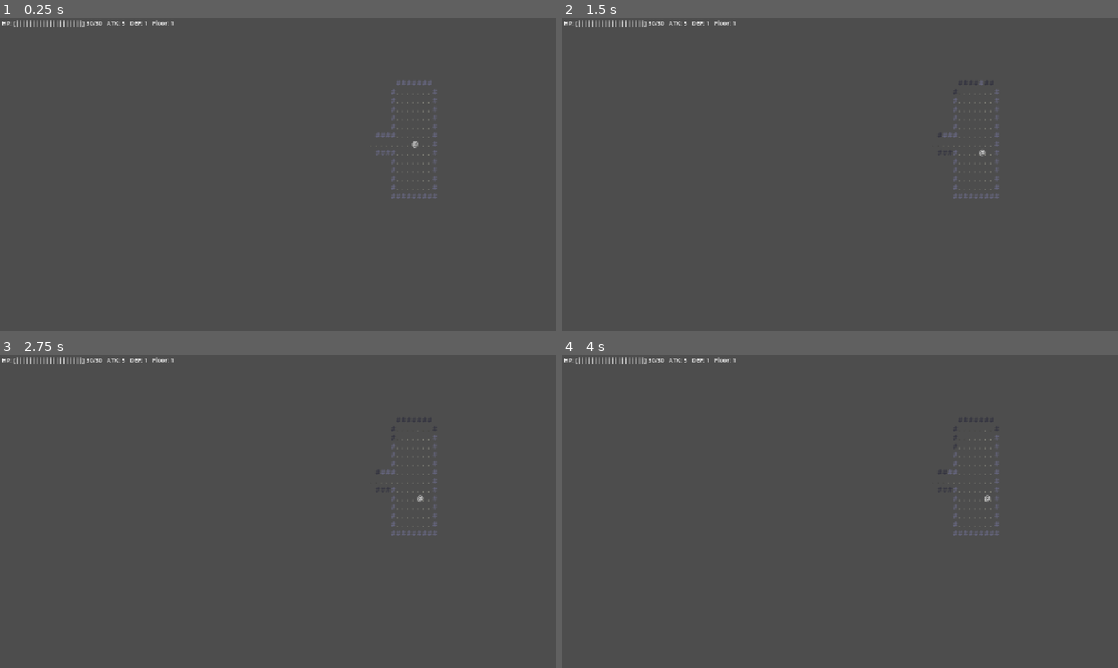
Above: before the commit, frames 1-4 (two rows, left to right).
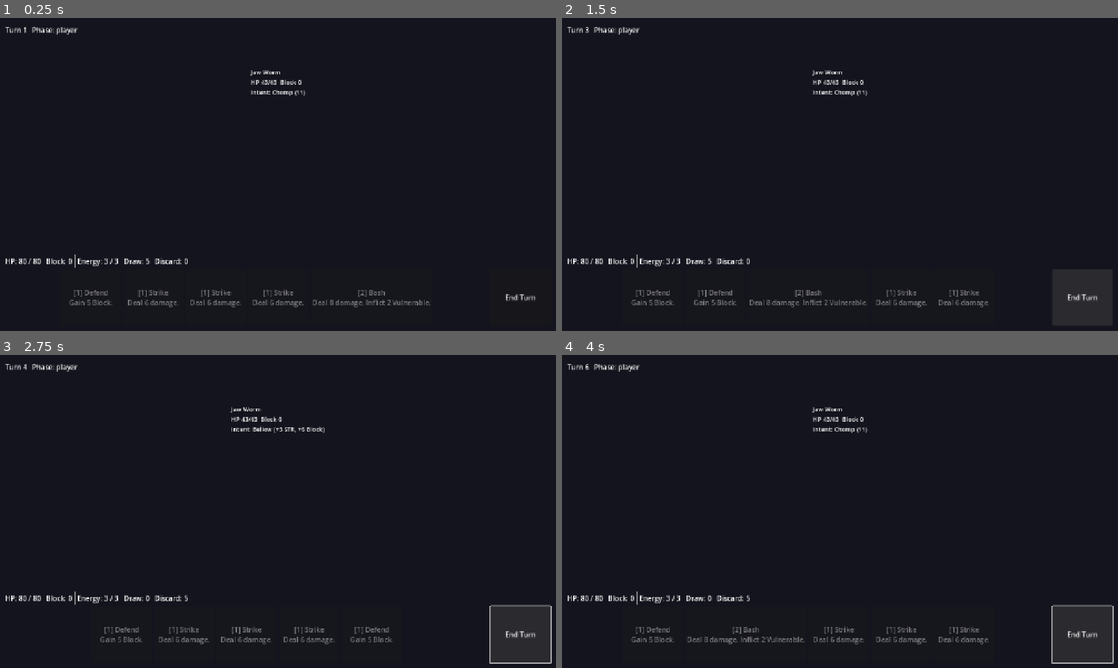
Above: after the commit, the same moments.

Repository: batsling/Roguelike-like
Game: Godot game, scene res://scenes/Main.tscn
Same seed, same stepped clock (60 frames per second), same inputs: the game is played once before the commit and once after it. Before the commit the project starts from res://scenes/strategy_prototype/StrategyPrototype.tscn.
Inputs (mouse positions are in pixels of both pictures, inside the frame that each line leads up to):
- Up to frame 1 (0.25 s): no input
- Up to frame 2 (1.5 s): click (1084, 296) at 0.5 s, where only the run after the commit has a clickable "End Turn"; tap Enter at 1.25 s; hold N (move_downright) from 1.28 s (still down); hold , (pickup) from 1.28 s (still down)
- Up to frame 3 (2.75 s): tap Space at 2 s; release N (move_downright) at 2.03 s; release , (pickup) at 2.03 s; hold Down (move_down) from 2.03 s (still down); tap . (wait) at 2.1 s
- Up to frame 4 (4 s): tap Enter at 2.75 s; release Down (move_down) at 2.78 s; hold N (move_downright) 2.78-3.53 s; tap R at 2.85 s; tap Space at 3.5 s; hold Up (move_up) from 3.53 s (still down); tap , (pickup) at 3.6 s

The runs differ from the first frame. In frame 1, 99% of the frame differs, in the area x 0-100%, y 0-100%; in frame 2, 99%; in frame 3, 99%; in frame 4, 99%.

Commit message:
Add deckbuilder combat skeleton + Phase 1a bootstrap
Combat scene that lays out the scene tree, sets up actors and piles,
deals an opening hand, rolls enemy intent, and cycles turns. No card
play / damage / win logic yet — those land in the next commits.

Runtime wrappers:
- CombatActor: per-combat state for player or enemy (hp, block,
  statuses, planned_move). from_player() pulls live stats from
  GameState; from_enemy() rolls HP from EnemyData.hp_min/max.
- CardInstance: wraps CardData with upgraded flag + temp cost override.
  get_effects/cost/description honour the upgrade form. wants_target()
  returns true if any effect targets a single enemy.

DeckbuilderCombat scene:
- VBox layout: top turn label, enemy area, hand row with end-turn
  button, status bar (HP/Block/Energy/Draw/Discard)
- Deck → CardInstance piles (draw/hand/discard/exhaust) at combat start
- Derived statuses applied at combat start: Power (STR/3), Defense
  (DEX/3), Arcane (INT/3), Persistence (CHA/5) — per the design spec,
  every combat mode applies these
- Pending combat statuses from GameState (event carryover) drained here
- Enemy intent: first_turn_only moves win on turn 1; otherwise weighted
  random over the pattern. Matches the JS engine's behaviour for the
  Jaw Worm pattern: Chomp opens, then 45/30/25 split on subsequent turns.
- TriggerBus signals fire for combat_started, turn_started, turn_ended,
  card_drawn, card_discarded, card_exhausted — items will subscribe in
  the next commit.

Bootstrap:
- scripts/Main.gd applies the Ironclad character and dumps the player
  into a combat vs Jaw Worm
- scenes/Main.tscn is now the project's main_scene (the prototype scene
  is still launchable directly from the editor)

End-turn currently just discards the hand and loops back to the next
player turn with a placeholder log line; real enemy execution lands in
the next commit alongside card play.

https://claude.ai/code/session_01BhBmjNXXcGCygponw3XEvB

Diff:
--- a/godot/project.godot
+++ b/godot/project.godot
@@ -8,7 +8,7 @@
 
 config/name="Roguelike"
 config/description="A traditional turn-based roguelike"
-run/main_scene="res://scenes/strategy_prototype/StrategyPrototype.tscn"
+run/main_scene="res://scenes/Main.tscn"
 config/features=PackedStringArray("4.6", "Forward Plus")
 config/icon="res://icon.svg"
 
--- /dev/null
+++ b/godot/scenes/Main.tscn
@@ -0,0 +1,6 @@
+[gd_scene load_steps=2 format=3 uid="uid://bmain_phase1a"]
+
+[ext_resource type="Script" path="res://scripts/Main.gd" id="1_main"]
+
+[node name="Main" type="Node"]
+script = ExtResource("1_main")
--- /dev/null
+++ b/godot/scenes/deckbuilder/DeckbuilderCombat.tscn
@@ -0,0 +1,95 @@
+[gd_scene load_steps=2 format=3 uid="uid://bdeckbuilder_combat"]
+
+[ext_resource type="Script" path="res://scripts/deckbuilder/DeckbuilderCombat.gd" id="1_combat"]
+
+[node name="DeckbuilderCombat" type="Control"]
+anchors_preset = 15
+anchor_right = 1.0
+anchor_bottom = 1.0
+script = ExtResource("1_combat")
+
+[node name="Background" type="ColorRect" parent="."]
+anchors_preset = 15
+anchor_right = 1.0
+anchor_bottom = 1.0
+color = Color(0.08, 0.08, 0.12, 1)
+
+[node name="Layout" type="VBoxContainer" parent="."]
+anchors_preset = 15
+anchor_right = 1.0
+anchor_bottom = 1.0
+offset_left = 12.0
+offset_top = 12.0
+offset_right = -12.0
+offset_bottom = -12.0
+
+[node name="Top" type="HBoxContainer" parent="Layout"]
+custom_minimum_size = Vector2(0, 32)
+layout_mode = 2
+
+[node name="TurnLabel" type="Label" parent="Layout/Top"]
+layout_mode = 2
+size_flags_horizontal = 3
+text = "Turn 0"
+
+[node name="EnemyArea" type="HBoxContainer" parent="Layout"]
+custom_minimum_size = Vector2(0, 200)
+layout_mode = 2
+alignment = 1
+
+[node name="Spacer" type="Control" parent="Layout"]
+layout_mode = 2
+size_flags_vertical = 3
+
+[node name="Bottom" type="VBoxContainer" parent="Layout"]
+layout_mode = 2
+
+[node name="StatusBar" type="HBoxContainer" parent="Layout/Bottom"]
+custom_minimum_size = Vector2(0, 28)
+layout_mode = 2
+
+[node name="HPLabel" type="Label" parent="Layout/Bottom/StatusBar"]
+layout_mode = 2
+text = "HP: 0/0"
+
+[node name="Sep1" type="VSeparator" parent="Layout/Bottom/StatusBar"]
+layout_mode = 2
+
+[node name="BlockLabel" type="Label" parent="Layout/Bottom/StatusBar"]
+layout_mode = 2
+text = "Block: 0"
+
+[node name="Sep2" type="VSeparator" parent="Layout/Bottom/StatusBar"]
+layout_mode = 2
+
+[node name="EnergyLabel" type="Label" parent="Layout/Bottom/StatusBar"]
+layout_mode = 2
+text = "Energy: 0/0"
+
+[node name="Sep3" type="VSeparator" parent="Layout/Bottom/StatusBar"]
+layout_mode = 2
+
+[node name="DrawLabel" type="Label" parent="Layout/Bottom/StatusBar"]
+layout_mode = 2
+text = "Draw: 0"
+
+[node name="Sep4" type="VSeparator" parent="Layout/Bottom/StatusBar"]
+layout_mode = 2
+
+[node name="DiscardLabel" type="Label" parent="Layout/Bottom/StatusBar"]
+layout_mode = 2
+text = "Discard: 0"
+
+[node name="HandRow" type="HBoxContainer" parent="Layout/Bottom"]
+custom_minimum_size = Vector2(0, 130)
+layout_mode = 2
+
+[node name="HandArea" type="HBoxContainer" parent="Layout/Bottom/HandRow"]
+layout_mode = 2
+size_flags_horizontal = 3
+alignment = 1
+
+[node name="EndTurnButton" type="Button" parent="Layout/Bottom/HandRow"]
+custom_minimum_size = Vector2(140, 80)
+layout_mode = 2
+text = "End Turn"
--- /dev/null
+++ b/godot/scripts/Main.gd
@@ -0,0 +1,22 @@
+extends Node
+
+# Phase 1a bootstrap. For now: apply Ironclad, dump the player into a
+# combat with a Jaw Worm. The proper main menu / overworld replace this
+# in Phase 1b / 1c.
+
+const COMBAT_SCENE := preload("res://scenes/deckbuilder/DeckbuilderCombat.tscn")
+
+func _ready() -> void:
+	var ironclad := Data.get_character(&"ironclad")
+	if ironclad == null:
+		push_error("[Main] Ironclad character data missing from res://data/characters/")
+		return
+	GameState.reset_run()
+	GameState.apply_character(ironclad)
+	GameLog.add("Phase 1a smoke test: Ironclad vs Jaw Worm", Color(0.7, 0.9, 1.0))
+	_start_combat([&"jaw_worm"])
+
+func _start_combat(enemy_ids: Array) -> void:
+	var combat = COMBAT_SCENE.instantiate()
+	combat.enemies_to_spawn = enemy_ids
+	add_child(combat)
--- /dev/null
+++ b/godot/scripts/deckbuilder/DeckbuilderCombat.gd
@@ -0,0 +1,250 @@
+extends Control
+
+# Phase 1a combat scene skeleton. Owns the per-combat state, lays out
+# the UI, and runs the draw/discard pile bookkeeping. Card play, effect
+# resolution, enemy AI, and win/lose are added in the next commits.
+#
+# Entry point: pass an Array of EnemyData (or ids) via `enemies_to_spawn`
+# before adding to tree, or use `start_combat(enemies)` after _ready.
+
+signal combat_ended(victory: bool)
+
+# Configuration set by the caller before _ready (or via start_combat).
+var enemies_to_spawn: Array = []     # Array[EnemyData] or Array[StringName]
+
+# ------------------------------------------------------------------
+# Combat state — referenced by EffectSystem handlers via ctx.scene
+# ------------------------------------------------------------------
+var player: CombatActor = null
+var enemies: Array[CombatActor] = []
+
+var draw_pile: Array[CardInstance] = []
+var hand: Array[CardInstance] = []
+var discard_pile: Array[CardInstance] = []
+var exhaust_pile: Array[CardInstance] = []
+
+var energy: int = 0
+var max_energy: int = 3
+var turn: int = 0
+var phase: String = "init"           # "init" | "player" | "enemy" | "won" | "lost"
+
+var _rng: RandomNumberGenerator = RandomNumberGenerator.new()
+
+# UI refs (assigned in _ready from the scene tree)
+@onready var _enemy_area: HBoxContainer = $Layout/EnemyArea
+@onready var _hand_area: HBoxContainer = $Layout/Bottom/HandRow/HandArea
+@onready var _end_turn_btn: Button = $Layout/Bottom/HandRow/EndTurnButton
+@onready var _energy_label: Label = $Layout/Bottom/StatusBar/EnergyLabel
+@onready var _hp_label: Label = $Layout/Bottom/StatusBar/HPLabel
+@onready var _draw_label: Label = $Layout/Bottom/StatusBar/DrawLabel
+@onready var _discard_label: Label = $Layout/Bottom/StatusBar/DiscardLabel
+@onready var _block_label: Label = $Layout/Bottom/StatusBar/BlockLabel
+@onready var _turn_label: Label = $Layout/Top/TurnLabel
+
+func _ready() -> void:
+	_rng.randomize()
+	_end_turn_btn.pressed.connect(_on_end_turn)
+	if not enemies_to_spawn.is_empty():
+		start_combat(enemies_to_spawn)
+
+func start_combat(spawn_list: Array) -> void:
+	_init_actors(spawn_list)
+	_init_deck()
+	_apply_derived_statuses()
+	turn = 0
+	max_energy = GameState.max_energy
+	GameState.phase = GameState.Phase.COMBAT
+	TriggerBus.emit_signal("combat_started", {"scene": self})
+	_start_player_turn()
+
+# ------------------------------------------------------------------
+# Setup
+# ------------------------------------------------------------------
+
+func _init_actors(spawn_list: Array) -> void:
+	player = CombatActor.from_player()
+	enemies.clear()
+	for entry in spawn_list:
+		var d: EnemyData = null
+		if entry is EnemyData:
+			d = entry
+		elif entry is StringName or entry is String:
+			d = Data.get_enemy(StringName(entry))
+		if d != null:
+			enemies.append(CombatActor.from_enemy(d, _rng))
+
+func _init_deck() -> void:
+	draw_pile.clear()
+	hand.clear()
+	discard_pile.clear()
+	exhaust_pile.clear()
+	for c in GameState.deck:
+		if c is CardData:
+			draw_pile.append(CardInstance.from_data(c))
+		elif c is CardInstance:
+			draw_pile.append(c)
+	_shuffle(draw_pile)
+
+func _apply_derived_statuses() -> void:
+	# STR/3 → Power, DEX/3 → Defense, INT/3 → Arcane, CHA/5 → Persistence
+	# Applied to player at combat start. Per the design spec these apply
+	# in every combat mode, but the deckbuilder is the only mode where
+	# they're authored right now.
+	player.add_status(&"power", GameState.strength / 3)
+	player.add_status(&"defense", GameState.dexterity / 3)
+	player.add_status(&"arcane", GameState.intelligence / 3)
+	player.add_status(&"persistence", GameState.charisma / 5)
+	# Pending statuses carried in from pre-combat events
+	for s in GameState.pending_combat_statuses:
+		player.add_status(s.get("status", &""), s.get("stacks", 0))
+	GameState.pending_combat_statuses.clear()
+
+# ------------------------------------------------------------------
+# Turn lifecycle
+# ------------------------------------------------------------------
+
+func _start_player_turn() -> void:
+	turn += 1
+	phase = "player"
+	energy = max_energy
+	player.block = 0
+	# Pre-roll enemy intents for this turn
+	for e in enemies:
+		if e.is_alive():
+			_roll_intent(e)
+	draw_cards(GameState.hand_size)
+	TriggerBus.emit_signal("turn_started", {"turn": turn, "scene": self})
+	_refresh_ui()
+
+func _on_end_turn() -> void:
+	if phase != "player":
+		return
+	# Player turn ends: discard hand, run enemy turn
+	while not hand.is_empty():
+		discard_pile.append(hand.pop_back())
+	TriggerBus.emit_signal("turn_ended", {"turn": turn, "scene": self})
+	# Enemy AI executes in the next commit; for now we just go back to
+	# the player's next turn after a brief log line so the loop is alive.
+	phase = "enemy"
+	_refresh_ui()
+	GameLog.add("(enemies act — AI lands in the next commit)", Color(0.7, 0.7, 0.7))
+	# Loop back to next player turn
+	_start_player_turn()
+
+# ------------------------------------------------------------------
+# Pile helpers — used by EffectSystem and card-play
+# ------------------------------------------------------------------
+
+func draw_cards(n: int) -> void:
+	for _i in range(n):
+		if draw_pile.is_empty():
+			if discard_pile.is_empty():
+				break
+			# Reshuffle discard into draw
+			while not discard_pile.is_empty():
+				draw_pile.append(discard_pile.pop_back())
+			_shuffle(draw_pile)
+		var c: CardInstance = draw_pile.pop_back()
+		hand.append(c)
+		TriggerBus.emit_signal("card_drawn", {"card": c, "scene": self})
+	_refresh_ui()
+
+func discard_card(card: CardInstance) -> void:
+	hand.erase(card)
+	discard_pile.append(card)
+	TriggerBus.emit_signal("card_discarded", {"card": card, "scene": self})
+	_refresh_ui()
+
+func exhaust_card(card: CardInstance) -> void:
+	hand.erase(card)
+	exhaust_pile.append(card)
+	TriggerBus.emit_signal("card_exhausted", {"card": card, "scene": self})
+	_refresh_ui()
+
+func gain_energy(amount: int) -> void:
+	energy += amount
+	_refresh_ui()
+
+func _shuffle(arr: Array) -> void:
+	for i in range(arr.size() - 1, 0, -1):
+		var j := _rng.randi_range(0, i)
+		var tmp = arr[i]
+		arr[i] = arr[j]
+		arr[j] = tmp
+
+# ------------------------------------------------------------------
+# Enemy intent — picks the next planned move
+# ------------------------------------------------------------------
+
+func _roll_intent(enemy: CombatActor) -> void:
+	if enemy.data == null or enemy.data.pattern.is_empty():
+		enemy.planned_move = {}
+		return
+	var pattern: Array = enemy.data.pattern
+
+	# Turn 1 special-case: any move marked first_turn_only wins outright.
+	if turn == 1:
+		for m in pattern:
+			if m.get("first_turn_only", false):
+				enemy.planned_move = m
+				return
+
+	# Otherwise weighted random selection ignoring first_turn_only moves.
+	var pool: Array = []
+	var total_weight := 0
+	for m in pattern:
+		if m.get("first_turn_only", false):
+			continue
+		var w: int = m.get("weight", 1)
+		pool.append({"move": m, "weight": w})
+		total_weight += w
+	if total_weight <= 0 or pool.is_empty():
+		enemy.planned_move = {}
+		return
+	var roll := _rng.randi_range(1, total_weight)
+	var acc := 0
+	for entry in pool:
+		acc += entry.weight
+		if roll <= acc:
+			enemy.planned_move = entry.move
+			return
+	enemy.planned_move = pool[-1].move
+
+# ------------------------------------------------------------------
+# UI refresh (placeholder text-only rendering for the skeleton)
+# ------------------------------------------------------------------
+
+func _refresh_ui() -> void:
+	_turn_label.text = "Turn %d   Phase: %s" % [turn, phase]
+	_energy_label.text = "Energy: %d / %d" % [energy, max_energy]
+	_hp_label.text = "HP: %d / %d" % [player.hp if player else 0, player.max_hp if player else 0]
+	_block_label.text = "Block: %d" % (player.block if player else 0)
+	_draw_label.text = "Draw: %d" % draw_pile.size()
+	_discard_label.text = "Discard: %d" % discard_pile.size()
+
+	# Enemies — placeholder labels
+	for child in _enemy_area.get_children():
+		child.queue_free()
+	for e in enemies:
+		if not e.is_alive():
+			continue
+		var lbl := Label.new()
+		var intent_text: String = e.planned_move.get("display", "?") if not e.planned_move.is_empty() else "?"
+		var status_str := ""
+		for s in e.statuses.keys():
+			status_str += " [%s:%d]" % [String(s), e.statuses[s]]
+		lbl.text = "%s\nHP %d/%d  Block %d\nIntent: %s%s" % [
+			e.display_name, e.hp, e.max_hp, e.block, intent_text, status_str
+		]
+		lbl.add_theme_font_size_override("font_size", 14)
+		_enemy_area.add_child(lbl)
+
+	# Hand — placeholder labels for now (real card views in the next commit)
+	for child in _hand_area.get_children():
+		child.queue_free()
+	for c in hand:
+		var btn := Button.new()
+		btn.text = "[%d] %s\n%s" % [c.get_cost(), c.get_display_name(), c.get_description()]
+		btn.custom_minimum_size = Vector2(140, 100)
+		btn.disabled = true     # play wiring lands in the next commit
+		_hand_area.add_child(btn)
--- /dev/null
+++ b/godot/scripts/runtime/CardInstance.gd
@@ -0,0 +1,50 @@
+class_name CardInstance
+extends RefCounted
+
+# Runtime wrapper around a CardData. Holds per-card transient state
+# (upgraded form, temporary cost overrides, etc.). The deck stores
+# CardInstance refs; saves serialize them back to ids + upgrade flag.
+
+var data: CardData = null
+var upgraded: bool = false
+var temp_cost_override: int = -999      # -999 sentinel = no override
+
+static func from_data(d: CardData, is_upgraded: bool = false) -> CardInstance:
+	var c := CardInstance.new()
+	c.data = d
+	c.upgraded = is_upgraded
+	return c
+
+func get_cost() -> int:
+	if temp_cost_override != -999:
+		return temp_cost_override
+	return data.get_effective_cost(upgraded)
+
+func get_effects() -> Array:
+	return data.get_effective_effects(upgraded)
+
+func get_description() -> String:
+	return data.get_effective_description(upgraded)
+
+func get_display_name() -> String:
+	if upgraded:
+		return data.display_name + "+"
+	return data.display_name
+
+func is_attack() -> bool:
+	return data.is_attack()
+
+func is_skill() -> bool:
+	return data.is_skill()
+
+func is_power() -> bool:
+	return data.is_power()
+
+func wants_target() -> bool:
+	# A card needs a single-enemy target if any of its effects has
+	# target = "enemy" (i.e., single-target) without being AoE.
+	for e in get_effects():
+		var t = e.get("target", "")
+		if t == "enemy":
+			return true
+	return false
--- /dev/null
+++ b/godot/scripts/runtime/CombatActor.gd
@@ -0,0 +1,84 @@
+class_name CombatActor
+extends RefCounted
+
+# Per-combat runtime state for the player or an enemy. Aggregates the
+# fields combat scenes and effect handlers actually read/write —
+# HP, block, statuses, planned action.
+#
+# The Player is constructed from GameState at combat init; enemies are
+# constructed from EnemyData.
+
+var is_player: bool = false
+var display_name: String = "actor"
+var max_hp: int = 0
+var hp: int = 0
+var block: int = 0
+
+# Stat snapshot used for damage scaling. For the player these come from
+# GameState; for enemies they start at 0 and are modified by statuses
+# like "strength".
+var strength: int = 0
+var dexterity: int = 0
+var intelligence: int = 0
+var charisma: int = 0
+
+# Statuses are a flat Dictionary: status_id -> stacks (int).
+# Sign convention: positive stacks for buffs/debuffs alike.
+# Stack-decay rules (e.g., Vulnerable -1 per turn) are implemented in the
+# combat scene's turn lifecycle, not here.
+var statuses: Dictionary = {}
+
+# Enemies only: data-ref + planned move
+var data: EnemyData = null
+var planned_move: Dictionary = {}     # one entry of EnemyData.pattern
+
+# Misc
+var dead: bool = false
+
+# ------------------------------------------------------------------
+# Construction
+# ------------------------------------------------------------------
+
+static func from_player() -> CombatActor:
+	var a := CombatActor.new()
+	a.is_player = true
+	a.display_name = "Player"
+	a.max_hp = GameState.max_hp
+	a.hp = GameState.hp
+	a.strength = GameState.strength
+	a.dexterity = GameState.dexterity
+	a.intelligence = GameState.intelligence
+	a.charisma = GameState.charisma
+	return a
+
+static func from_enemy(d: EnemyData, rng: RandomNumberGenerator) -> CombatActor:
+	var a := CombatActor.new()
+	a.is_player = false
+	a.display_name = d.display_name
+	a.data = d
+	a.max_hp = rng.randi_range(d.hp_min, d.hp_max)
+	a.hp = a.max_hp
+	return a
+
+# ------------------------------------------------------------------
+# Mutation helpers
+# ------------------------------------------------------------------
+
+func is_alive() -> bool:
+	return not dead and hp > 0
+
+func add_status(status: StringName, stacks: int) -> void:
+	if stacks == 0:
+		return
+	var cur := int(statuses.get(status, 0))
+	var new_val := cur + stacks
+	if new_val <= 0:
+		statuses.erase(status)
+	else:
+		statuses[status] = new_val
+
+func get_status(status: StringName) -> int:
+	return int(statuses.get(status, 0))
+
+func clear_status(status: StringName) -> void:
+	statuses.erase(status)
